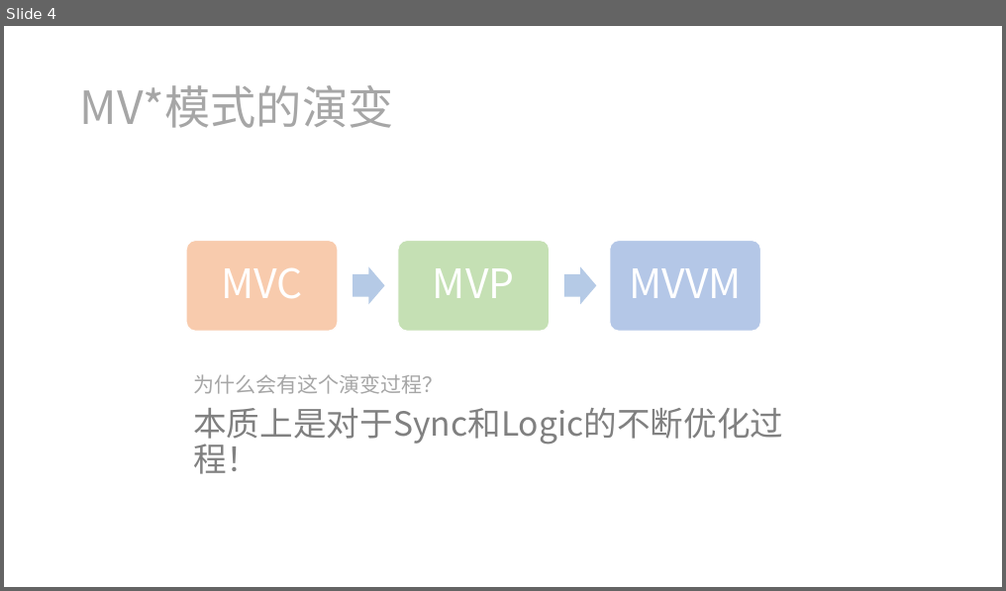
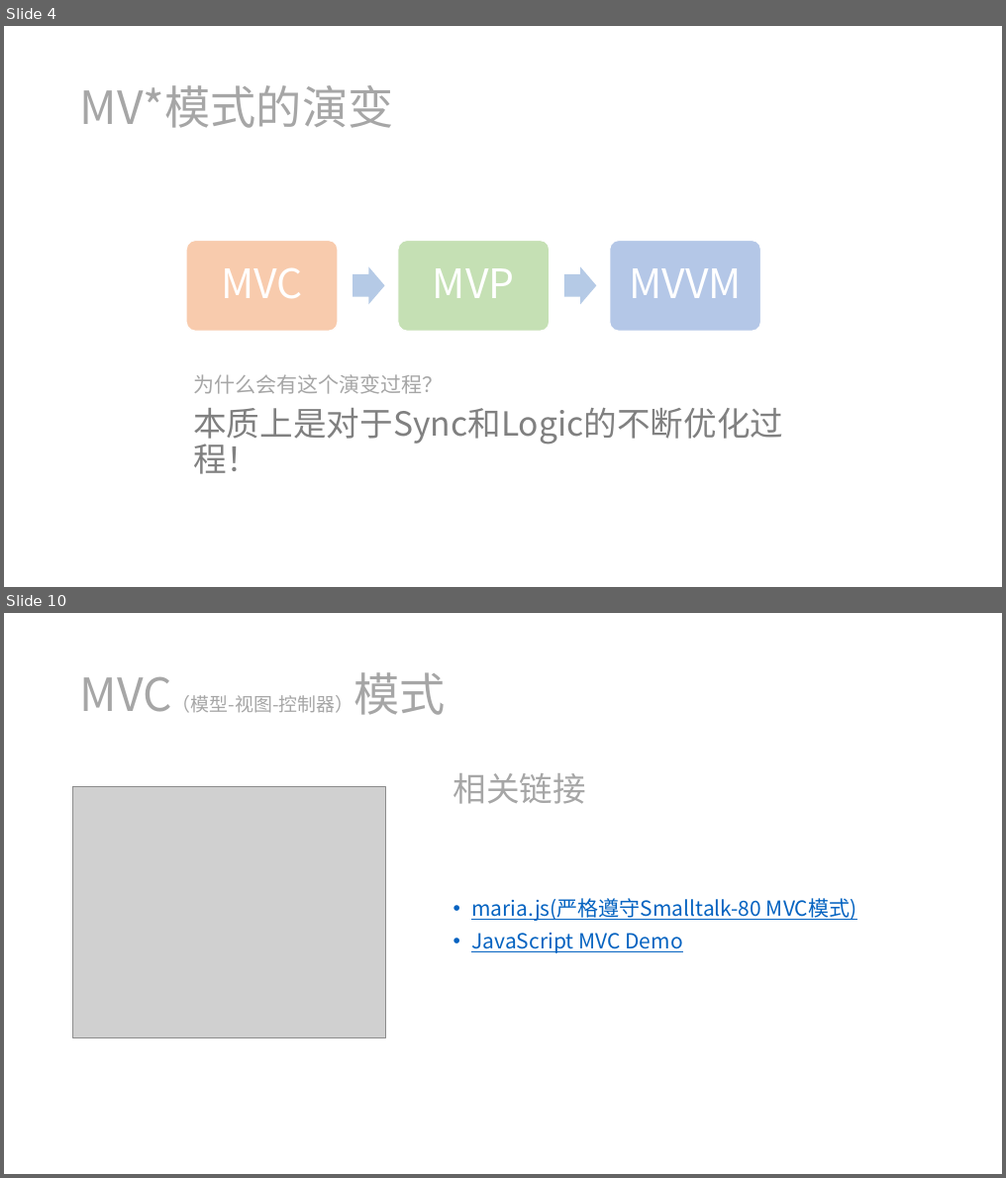
Before and after one commit to ziyi2/mvvm, a slide deck: doc/简易MVVM的实现.pptx. Shown one above the other, each under a label of ours: slide 4 before the commit, slides 4 and 10 after it; the slides between them are not shown. The pictures are 1006x591 and 1006x1178 pixels, drawn with LibreOffice and Linux fonts; fonts in the diff are those of the drawing; grey boxes stand for pictures. Boxes give left, top, right and bottom in pixels: in the first picture for what was removed or moved away, otherwise in the second. Text is boxed around its words. In the diff, an @@ line names an element or a change of style, - is before the commit and + after.

```diff
--- a/doc/简易MVVM的实现.pptx
+++ b/doc/简易MVVM的实现.pptx
@@ slide 10 added at (4,613,1002,1174), background #FFFFFF @@
@@ title added at (80,672,445,715), 18 pt, text #A6A6A6 @@
+MVC（模型-视图-控制器）模式
@@ picture added at (73,786,386,1039) @@
@@ text added at (453,773,857,954), 20 pt, text #0563C1, underline @@
+相关链接
+• maria.js(严格遵守Smalltalk-80 MVC模式)
+• JavaScript MVC Demo
```
Also in this commit, not shown: 2 slides changed, 5 other slides added.
